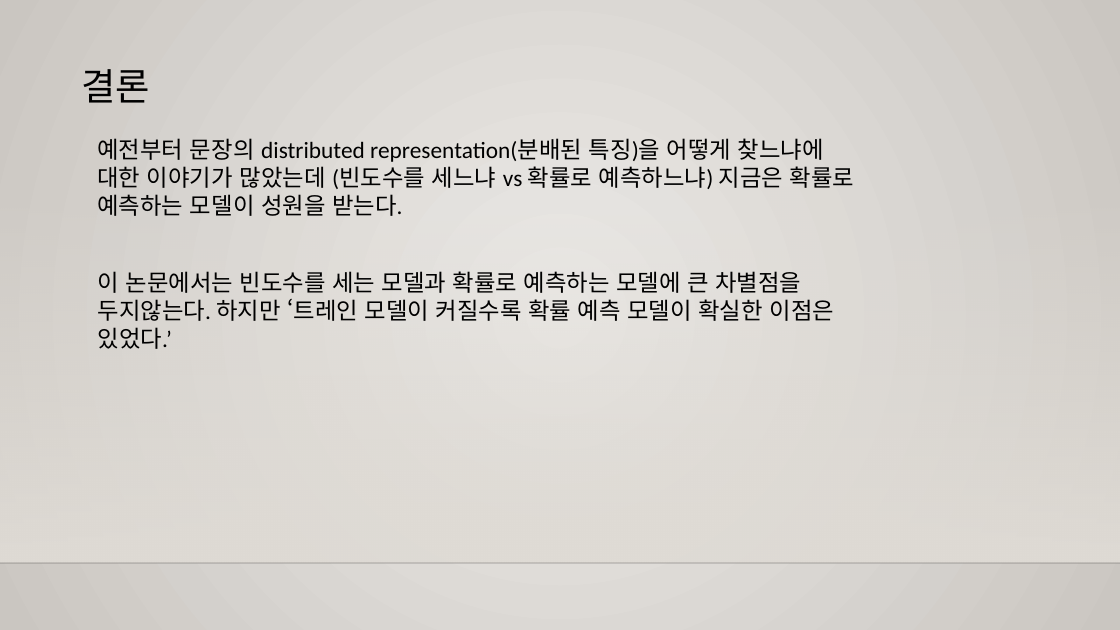
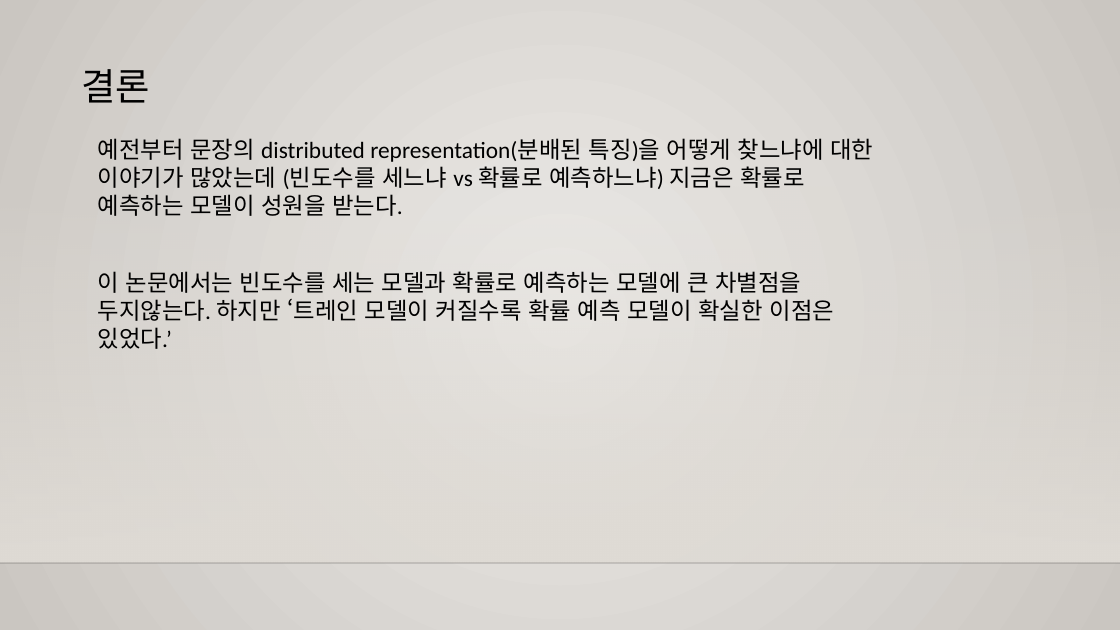
Before and after one commit to team-fairy/JunCheol, a slide deck: slide 12 of Presentation_resource/GLove.pptx. Drawn at 1120x630 pixels with LibreOffice and Linux fonts; fonts in the diff are those of the drawing; background and template pictures are left out. Boxes give left, top, right and bottom in pixels: in the first picture for what was removed or moved away, otherwise in the second. Text is boxed around its words. In the diff, an @@ line names an element or a change of style, - is before the commit and + after.

```diff
--- a/Presentation_resource/GLove.pptx
+++ b/Presentation_resource/GLove.pptx
@@ text "예전부터 문장의 distributed representation(분배된 특징)을 ..." rewrapped from (x1=97, y1=138, x2=854, y2=216) to (x1=98, y1=138, x2=874, y2=216) @@
```
Also in this commit, not shown: 3 other slides changed.
